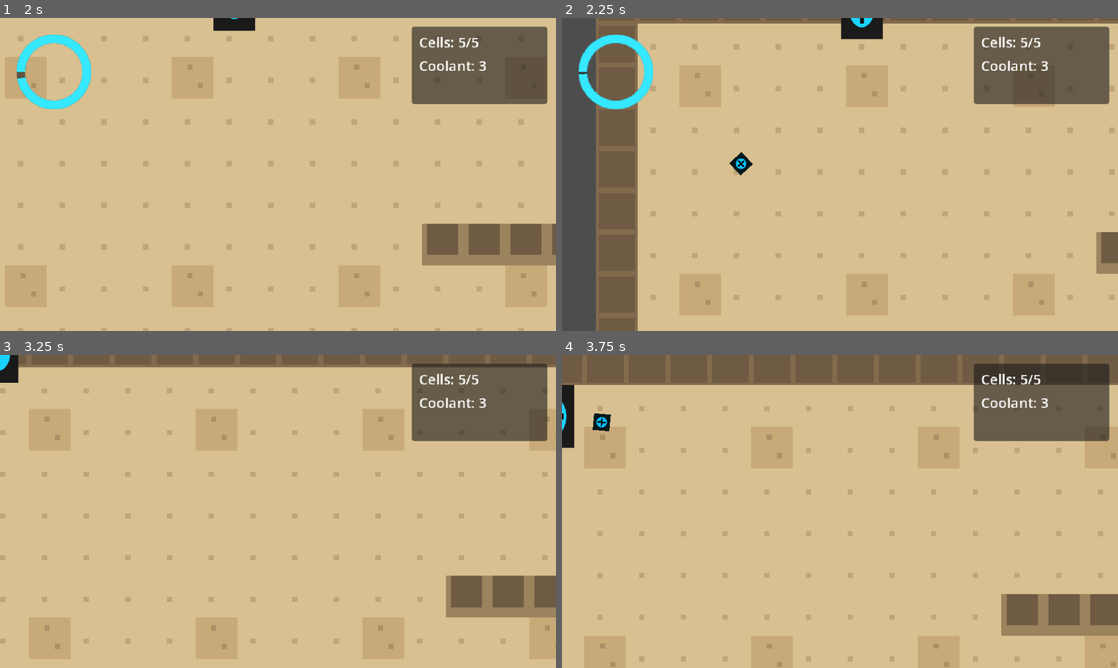
Above: before the commit, frames 1-4 (two rows, left to right).
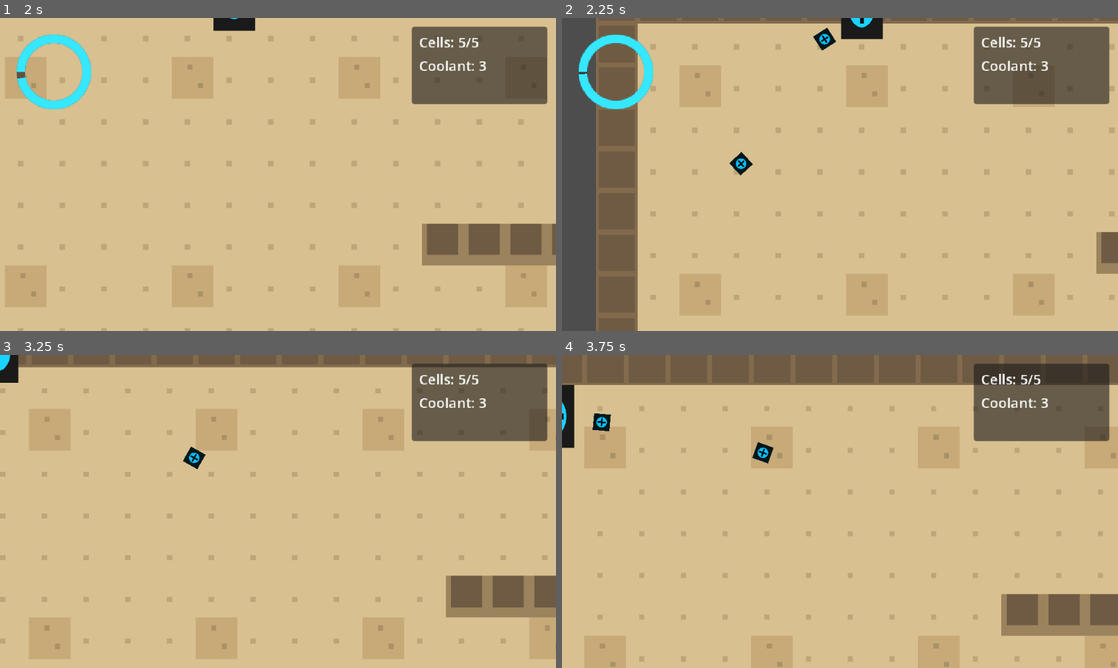
Above: after the commit, the same moments.

Repository: Barachiell/unit-7-oasis
Game: Godot game, scene res://scenes/debug/test_room.tscn
Same seed, same stepped clock (60 frames per second), same inputs: the game is played once before the commit and once after it. This scene is started directly instead of the project's main scene.
Inputs (mouse positions are in pixels of both pictures, inside the frame that each line leads up to):
- Up to frame 1 (2 s): move the mouse to (250, 237) at 0.52 s; press the mouse at (250, 237) at 0.53 s; hold W (move_up) from 0.53 s (still down); move the mouse to (444, 221) at 1.27 s; release the mouse at (444, 221) at 1.28 s; tap Shift (run) at 1.35 s; click (444, 221) at 1.55 s
- Up to frame 2 (2.25 s): move the mouse to (673, 127) at 2.02 s; release W (move_up) at 2.03 s; press the mouse at (673, 127) at 2.03 s; hold A (move_left) from 2.03 s (still down)
- Up to frame 3 (3.25 s): keep holding A (move_left); move the mouse to (305, 511) at 2.77 s; release the mouse at (305, 511) at 2.78 s; tap R (use_coolant) at 2.85 s; click (305, 511) at 3.05 s
- Up to frame 4 (3.75 s): move the mouse to (756, 433) at 3.52 s; release A (move_left) at 3.53 s; press the mouse at (756, 433) at 3.53 s; hold S (move_down) from 3.53 s (still down)

Frame 1 is identical in both runs. In frame 2, 0.2% of the frame differs, in the area x 45-50%, y 3-11%; in frame 3, 0.2%, in the area x 32-37%, y 29-37%; in frame 4, 0.2%.

Commit message:
Fix Block 7: prevent enemy bullets despawning on incidental overlaps
Co-authored-by: Copilot <223556219+Copilot@users.noreply.github.com>

Diff:
--- a/scripts/bullet.gd
+++ b/scripts/bullet.gd
@@ -20,16 +20,24 @@
 		queue_free()
 
 func _on_hit_body(body: Node2D) -> void:
-	if body is CollisionObject2D and _can_damage_target(body as CollisionObject2D) and body.has_method("take_bullet_hit"):
+	if not body is CollisionObject2D:
+		return
+
+	var collision_body := body as CollisionObject2D
+	var is_world_collision := (collision_body.collision_layer & (1 << 4)) != 0
+	if _can_damage_target(collision_body) and body.has_method("take_bullet_hit"):
 		body.call("take_bullet_hit", damage)
-	queue_free()
+		queue_free()
+	elif is_world_collision:
+		queue_free()
 
 func _on_hit_area(area: Area2D) -> void:
 	if _can_damage_target(area) and area.has_method("take_bullet_hit"):
 		area.call("take_bullet_hit", damage)
+		queue_free()
 	elif area.get_parent() is CollisionObject2D and _can_damage_target(area.get_parent() as CollisionObject2D) and area.get_parent().has_method("take_bullet_hit"):
 		area.get_parent().call("take_bullet_hit", damage)
-	queue_free()
+		queue_free()
 
 func _can_damage_target(target: CollisionObject2D) -> bool:
 	if damageable_layers == 0:
--- a/scripts/enemies/enemy_base.gd
+++ b/scripts/enemies/enemy_base.gd
@@ -171,7 +171,7 @@
 	var bullet := bullet_instance as Area2D
 
 	var shoot_direction := (player.global_position - global_position).normalized()
-	bullet.global_position = muzzle.global_position
+	bullet.global_position = muzzle.global_position + shoot_direction * 8.0
 	bullet.rotation = shoot_direction.angle()
 	bullet.set("direction", shoot_direction)
 	bullet.set("speed", bullet_speed)
